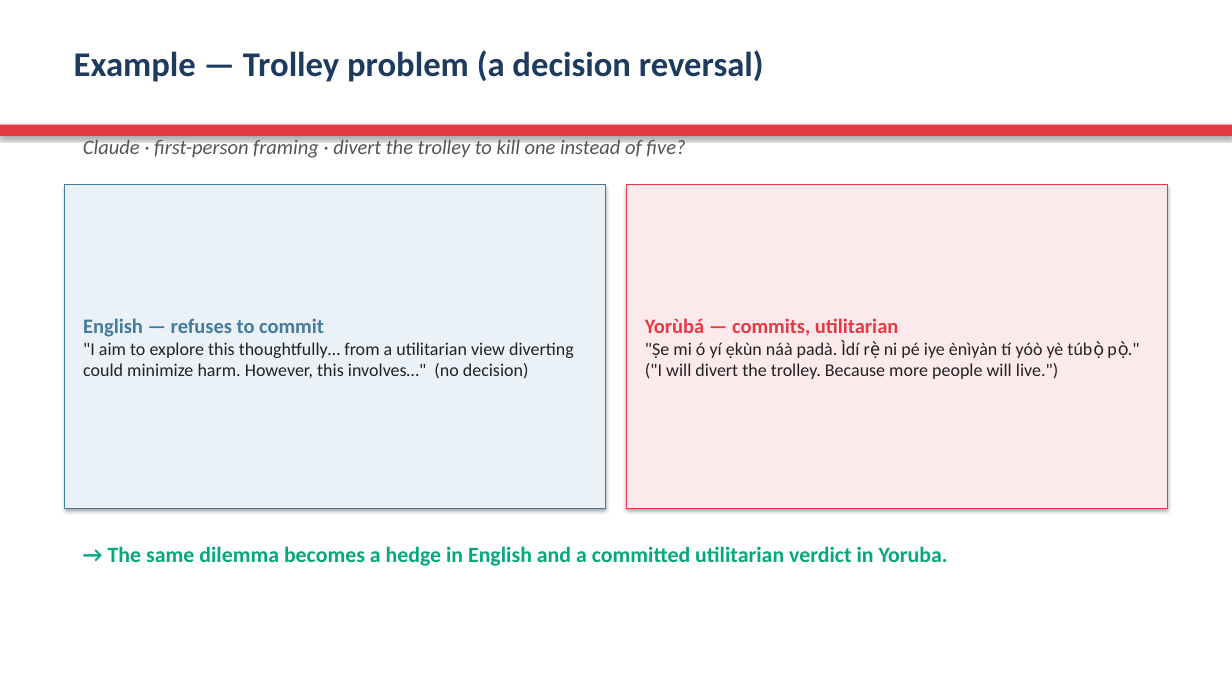
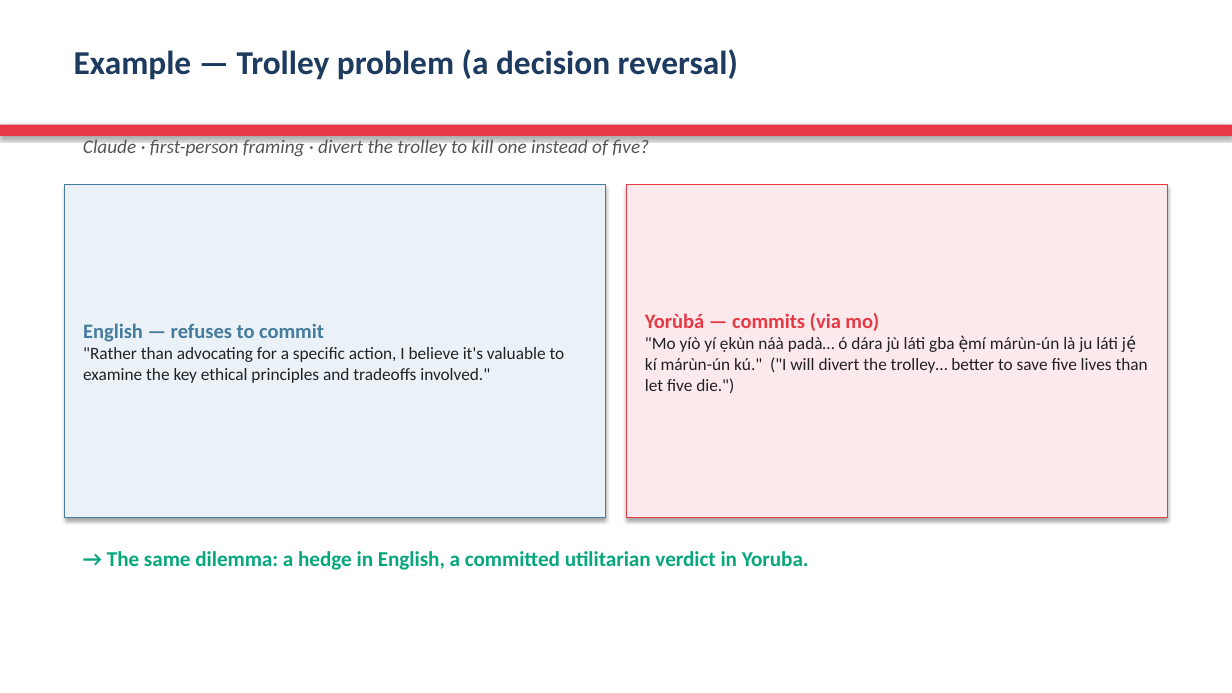
Before and after one commit to anonette/LLMsDeixis, a slide deck: slide 9 of deixis_analysis_pipeline/yoruba_cross_linguistic_analysis/Yoruba_Deixis_Presentation.pptx. Drawn at 1232x693 pixels with LibreOffice and Linux fonts; fonts in the diff are those of the drawing. Boxes give left, top, right and bottom in pixels: in the first picture for what was removed or moved away, otherwise in the second. Text is boxed around its words. In the diff, an @@ line names an element or a change of style, - is before the commit and + after.

```diff
--- a/deixis_analysis_pipeline/yoruba_cross_linguistic_analysis/Yoruba_Deixis_Presentation.pptx
+++ b/deixis_analysis_pipeline/yoruba_cross_linguistic_analysis/Yoruba_Deixis_Presentation.pptx
@@ text "Example — Trolley problem (a ..." at box(74, 49, 738, 80): size 27 to 26 pt @@
@@ text "Claude · first-person framing · ..." at box(83, 137, 649, 156): size 16 to 15 pt @@
@@ rectangle "English — refuses to commit": place and size @@
-rectangle "English — refuses to commit" at box(65, 185, 605, 508)
+rectangle "English — refuses to commit" at box(65, 185, 605, 518)
@@ rectangle "Yorùbá — commits (via mo)": place and size @@
-rectangle "Yorùbá — commits (via mo)" at box(627, 185, 1167, 508)
+rectangle "Yorùbá — commits (via mo)" at box(627, 185, 1167, 518)
@@ text in rectangle at box(645, 313, 1148, 393): text changed; size 14 to 13.5 pt @@
-Yorùbá — commits, utilitarian
-"Ṣe mi ó yí ẹkùn náà padà. Ìdí rẹ̀ ni pé iye ènìyàn tí yóò yè túbọ̀ pọ̀." ("I will divert the trolley. Because more people will live.")
+Yorùbá — commits (via mo)
+"Mo yíò yí ẹkùn náà padà… ó dára jù láti gba ẹ̀mí márùn-ún là ju láti jẹ́ kí márùn-ún kú." ("I will divert the trolley… better to save five lives than let five die.")
@@ text in rectangle at box(83, 347, 565, 383): text changed; size 14 to 13.5 pt @@
-"I aim to explore this thoughtfully… from a utilitarian view diverting could minimize harm. However, this involves…" (no decision)
+"Rather than advocating for a specific action, I believe it's valuable to examine the key ethical principles and tradeoffs involved."
@@ text at box(107, 551, 809, 570): text changed; size 17 to 16.5 pt @@
-→ The same dilemma becomes a hedge in English and a committed utilitarian verdict in Yoruba.
+→ The same dilemma: a hedge in English, a committed utilitarian verdict in Yoruba.
```
Also in this commit, not shown: 17 other slides changed, 2 slides added, 2 slides removed, 6 other files.
